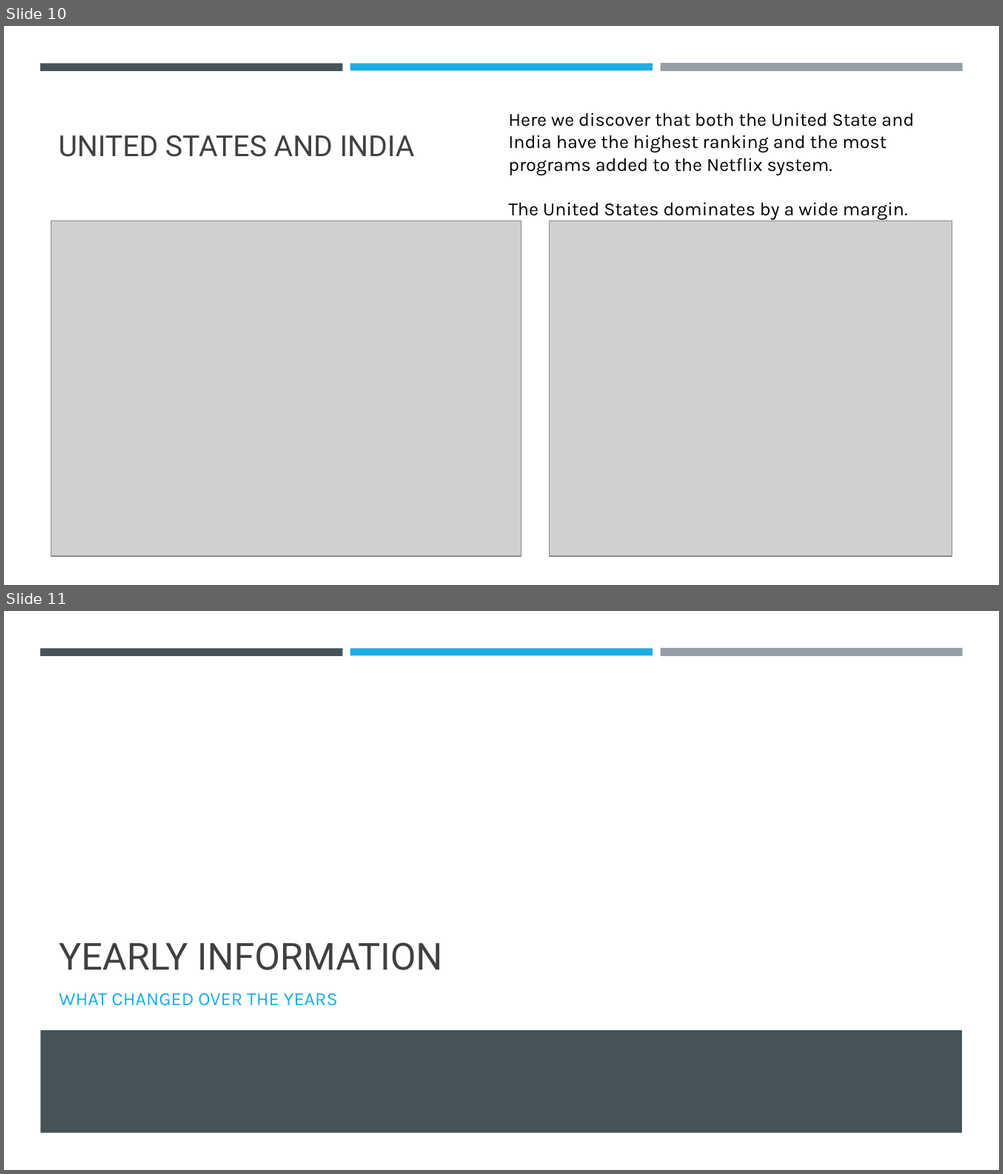
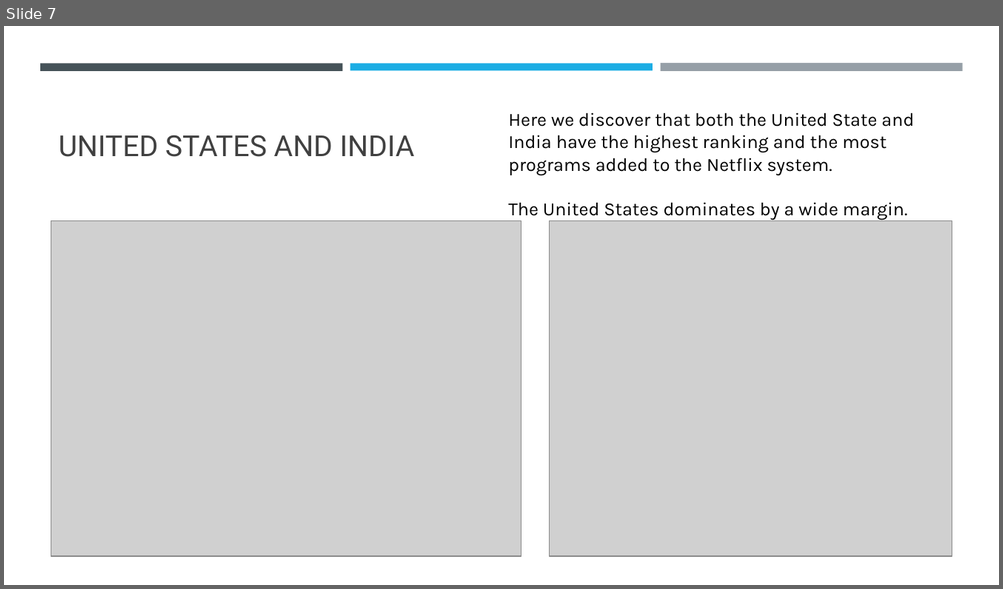
Before and after one commit to a-stockwell/CIDM6312-Project, a slide deck: review_of_netflix_movies_and_tv_shows.pptx. Shown one above the other, each under a label of ours: slides 10 and 11 before the commit, slide 7 after it. The pictures are 1003x1174 and 1003x589 pixels, drawn with LibreOffice and Linux fonts; fonts in the diff are those of the drawing; grey boxes stand for pictures. Boxes give left, top, right and bottom in pixels: in the first picture for what was removed or moved away, otherwise in the second. Text is boxed around its words. In the diff, an @@ line names an element or a change of style, - is before the commit and + after.

```diff
--- a/review_of_netflix_movies_and_tv_shows.pptx
+++ b/review_of_netflix_movies_and_tv_shows.pptx
@@ slide 11 removed at [4, 611, 999, 1170], background #FFFFFF; not listed: 3 template elements that a slide beside it also shows @@
@@ title removed at [59, 943, 442, 971] @@
-YEARLY INFORMATION
@@ text removed at [59, 994, 338, 1006] @@
-WHAT CHANGED OVER THE YEARS
@@ rectangle removed at [40, 1031, 962, 1133] @@
@@ what was slide 10 is now slide 7 @@
```
Also in this commit, not shown: 2 slides changed, 2 slides added, 5 other slides removed.
